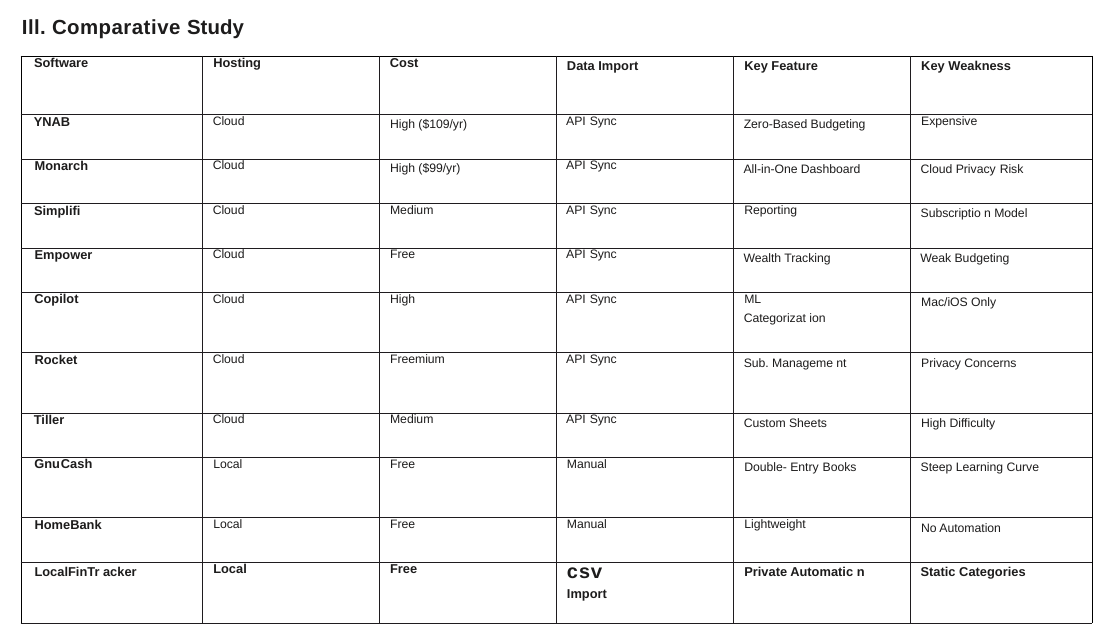
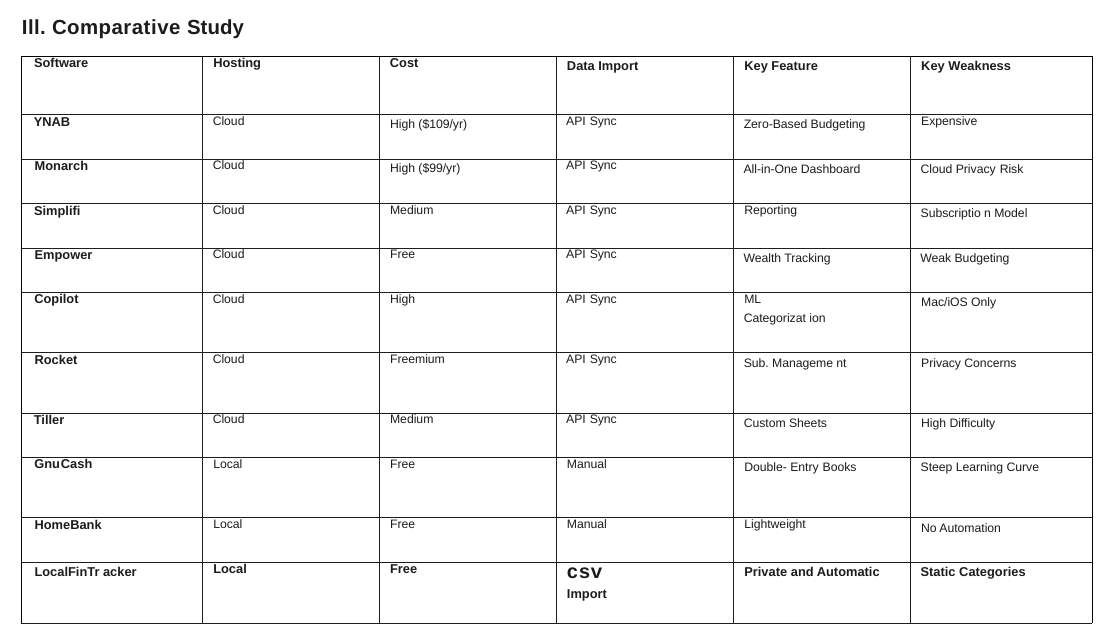
Before and after one commit to Piyush2232/PBL-Project-Based-Learning-, a slide deck: slide 4 of Reports&ppts/PBL.pptx. Drawn at 1120x630 pixels with LibreOffice and Linux fonts; fonts in the diff are those of the drawing. Boxes give left, top, right and bottom in pixels: in the first picture for what was removed or moved away, otherwise in the second. Text is boxed around its words. In the diff, an @@ line names an element or a change of style, - is before the commit and + after.

```diff
--- a/Reports&ppts/PBL.pptx
+++ b/Reports&ppts/PBL.pptx
@@ table at [21, 56, 1093, 623] @@
-row 11, column 5: Private Automatic n
+row 11, column 5: Private and Automatic
```
Also in this commit, not shown: 1 other slide changed, 1 slide added, 8 other files.
